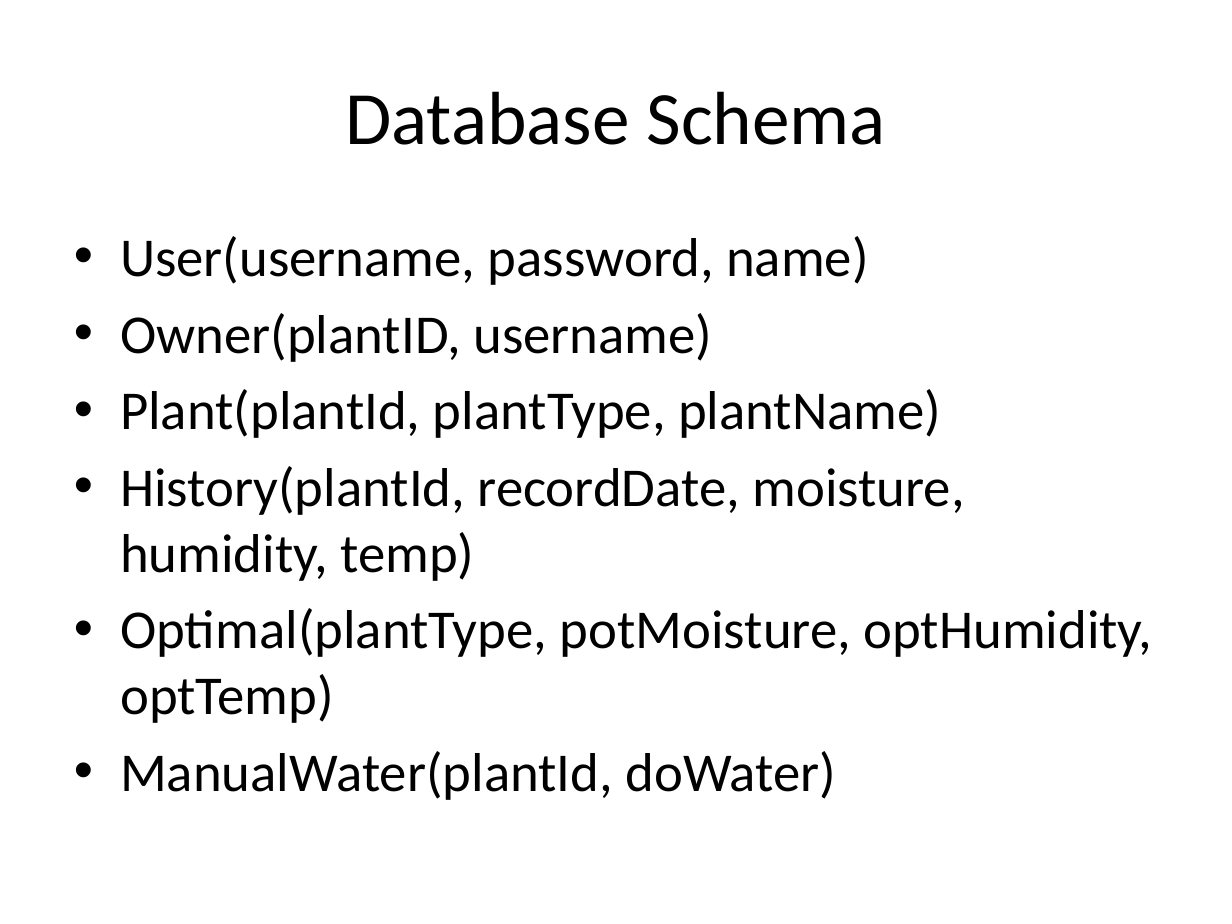
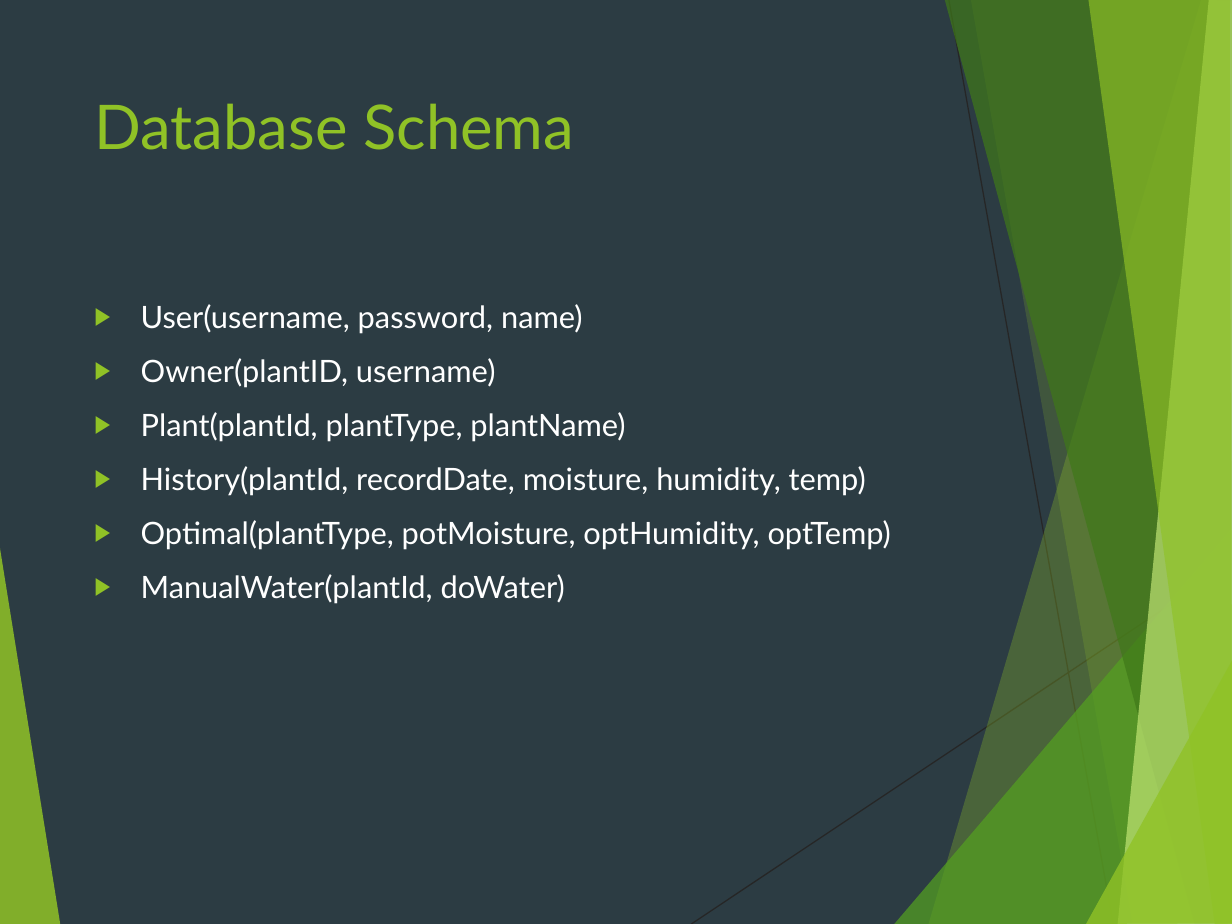
Before and after one commit to deanwedgbury/testRepo, a slide deck: slide 10 of PlantBuddy.pptx. Drawn at 1232x924 pixels with LibreOffice and Linux fonts; fonts in the diff are those of the drawing. Boxes give left, top, right and bottom in pixels: in the first picture for what was removed or moved away, otherwise in the second. Text is boxed around its words. In the diff, an @@ line names an element or a change of style, - is before the commit and + after.

Commit message:
updated theme

```diff
--- a/PlantBuddy.pptx
+++ b/PlantBuddy.pptx
@@ background #FFFFFF to #2C3C43 @@
@@ title "Database Schema": place and size @@
-title "Database Schema" at <box>345,91,886,145</box>
+title "Database Schema" at <box>94,103,574,150</box>
@@ title "Database Schema" at <box>94,103,574,150</box>: size 44 to 36 pt, font Calibri to Lato, text colour #000000 to #90C226; alignment centre to left; vertical alignment middle to top @@
@@ text "User(username, password, name)": place and size @@
-text "User(username, password, name)" at <box>120,236,1152,800</box>
+text "User(username, password, name)" at <box>141,304,891,604</box>
@@ text "User(username, password, name)" at <box>141,304,891,604</box>: size 32 to 18 pt, font Calibri to Lato, text colour #000000 to #FFFFFF; bullet • to ▶; more space between paragraphs @@
@@ group added at <box>0,0,1232,924</box>: 8 freeform shapes, 2 lines @@
```
Also in this commit, not shown: 15 other slides changed.
